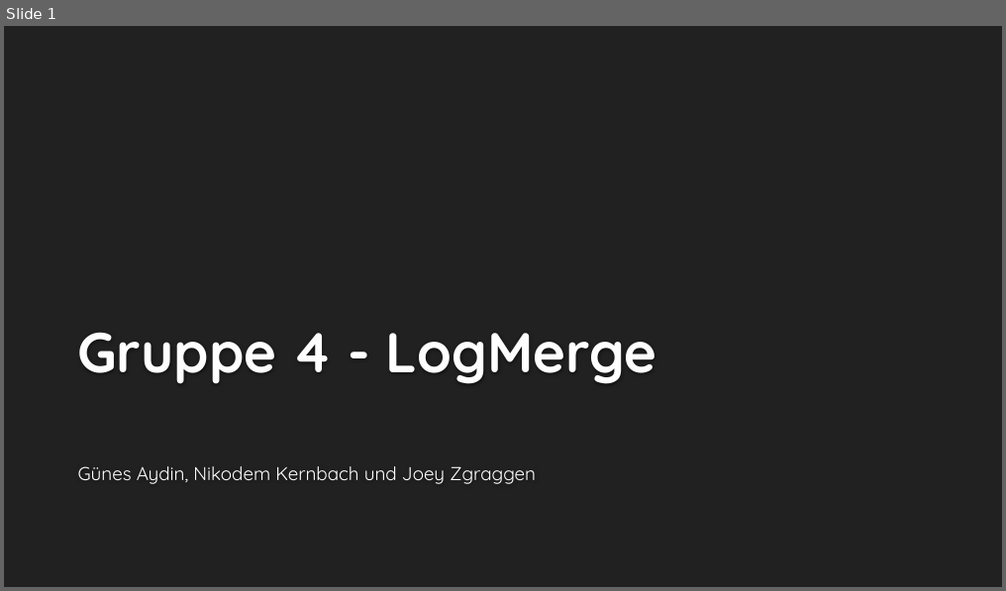
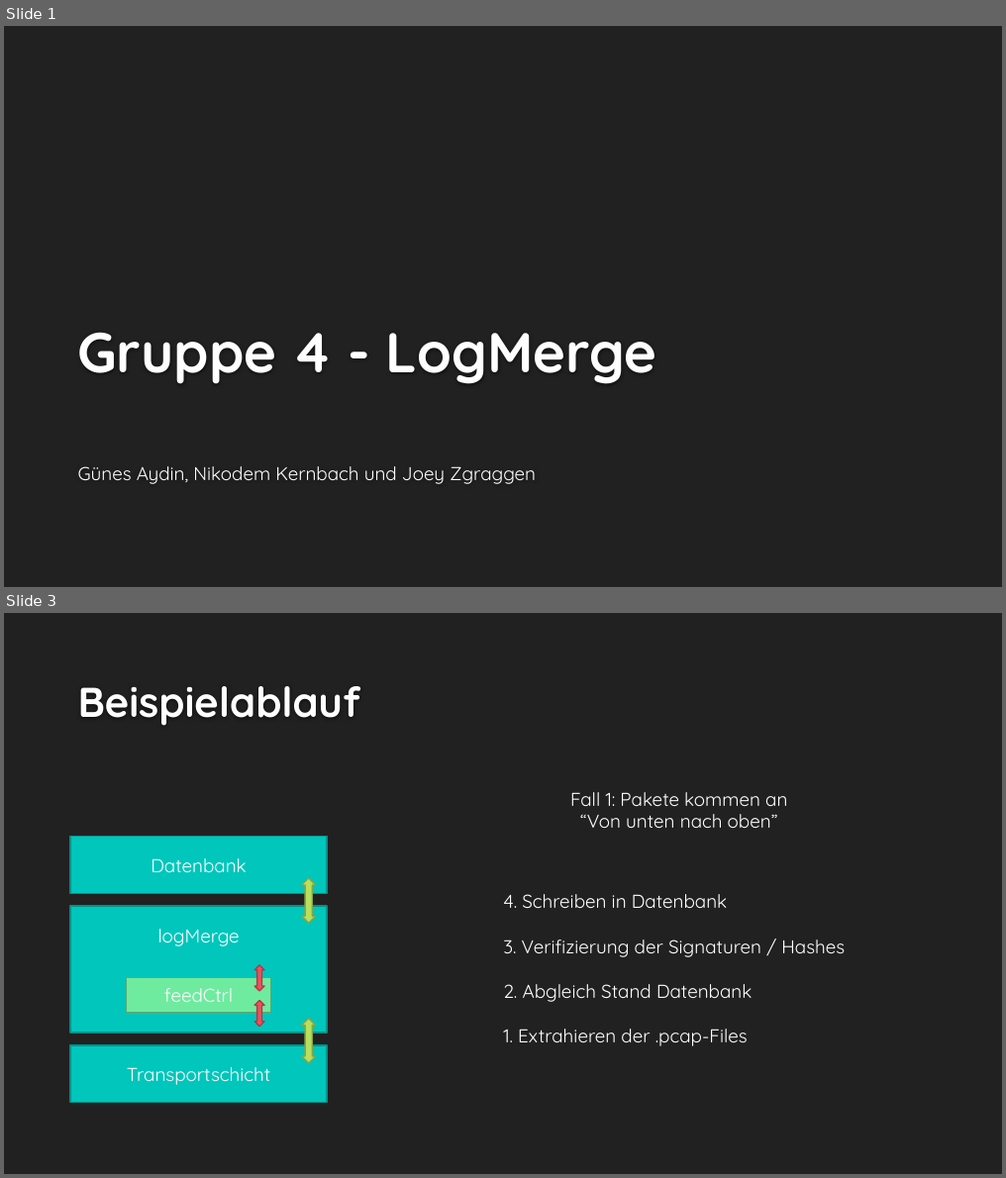
Before and after one commit to cn-uofbasel/BACnet, a slide deck: groups/04-logMerge/kurzpresi.pptx. Shown one above the other, each under a label of ours: slide 1 before the commit, slides 1 and 3 after it; the slides between them are not shown. The pictures are 1006x591 and 1006x1178 pixels, drawn with LibreOffice and Linux fonts; fonts in the diff are those of the drawing; background and template pictures are left out. Boxes give left, top, right and bottom in pixels: in the first picture for what was removed or moved away, otherwise in the second. Text is boxed around its words. In the diff, an @@ line names an element or a change of style, - is before the commit and + after.

```diff
--- a/groups/04-logMerge/kurzpresi.pptx
+++ b/groups/04-logMerge/kurzpresi.pptx
@@ slide 3 added at [4,613,1002,1174], background #212121 @@
@@ title added at [78,686,360,726], 40 pt, text #FEFEFE, bold @@
+Beispielablauf
@@ text added at [570,792,787,828], 18 pt, text #FFFFFF @@
+Fall 1: Pakete kommen an
+“Von unten nach oben”
@@ rectangle added at [70,837,328,894], fill #00C6BB, outline #00928A 1.25 pt, 18 pt, text #FFFFFF @@
+Datenbank
@@ up down arrow added at [302,878,316,923], fill #B6DF5E, outline #87A546 1.25 pt @@
@@ rectangle added at [70,906,328,1033], fill #00C6BB, outline #00928A 1.25 pt, 18 pt, text #FFFFFF @@
+logMerge
@@ text added at [503,894,845,1047], 18 pt, text #FFFFFF @@
+4. Schreiben in Datenbank
+3. Verifizierung der Signaturen / Hashes
+2. Abgleich Stand Datenbank
+1. Extrahieren der .pcap-Files
@@ up down arrow added at [254,965,264,992], fill #ED515C, outline #AF3C44 1.25 pt @@
@@ rectangle added at [127,978,270,1014], fill #6FEBA0, outline #52AE76 1.25 pt, 18 pt, text #FFFFFF @@
+feedCtrl
@@ up down arrow added at [254,1001,264,1027], fill #ED515C, outline #AF3C44 1.25 pt @@
@@ up down arrow added at [302,1019,316,1063], fill #B6DF5E, outline #87A546 1.25 pt @@
@@ rectangle added at [70,1046,328,1103], fill #00C6BB, outline #00928A 1.25 pt, 18 pt, text #FFFFFF @@
+Transportschicht
```
Also in this commit, not shown: 4 slides changed, 4 other slides added, 1 slide removed, 1 other file.
